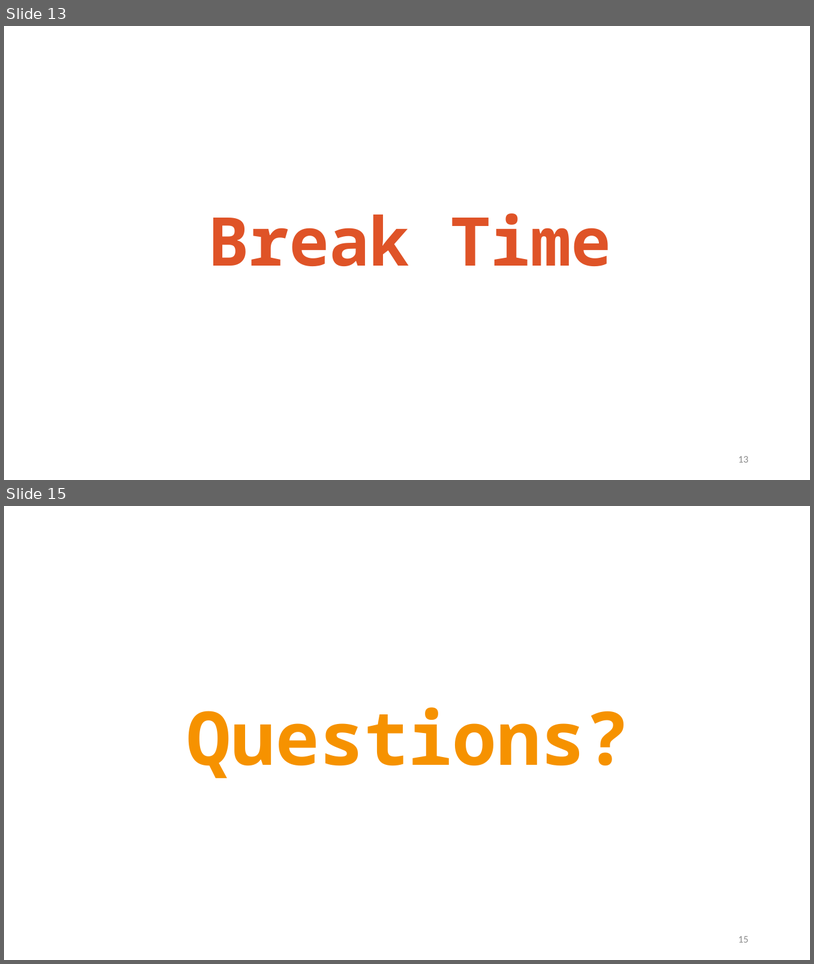
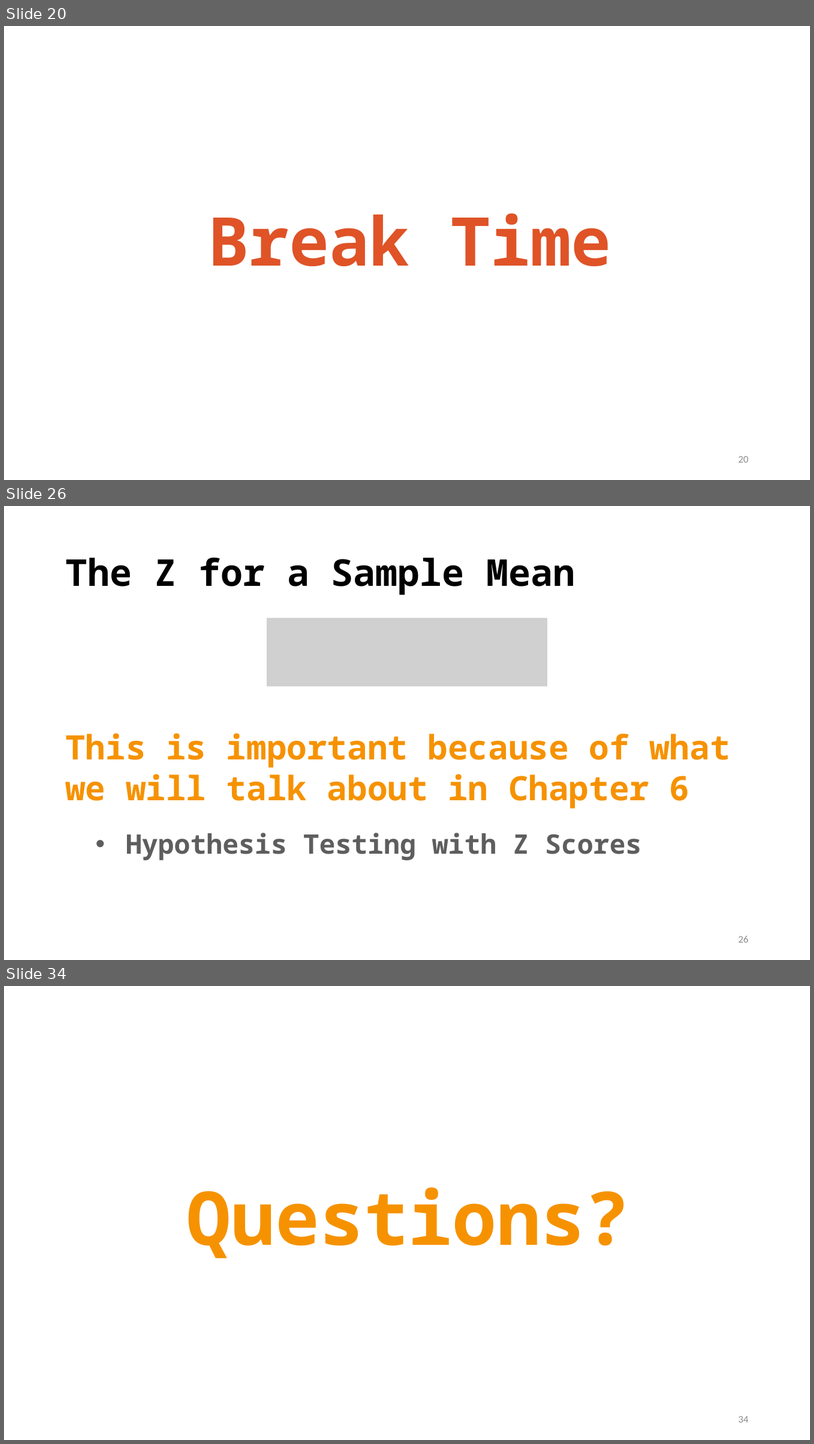
Before and after one commit to TysonStanley/EDU-6050, a slide deck: Slides/04_EDUC_6050_2018.pptx. Shown one above the other, each under a label of ours: slides 13 and 15 before the commit, slides 20, 26 and 34 after it; the slides between them are not shown. The pictures are 814x964 and 814x1444 pixels, drawn with LibreOffice and Linux fonts; fonts in the diff are those of the drawing; grey boxes stand for pictures. Boxes give left, top, right and bottom in pixels: in the first picture for what was removed or moved away, otherwise in the second. Text is boxed around its words. In the diff, an @@ line names an element or a change of style, - is before the commit and + after.

```diff
--- a/Slides/04_EDUC_6050_2018.pptx
+++ b/Slides/04_EDUC_6050_2018.pptx
@@ slide 26 added at box(4, 506, 810, 960), background #FFFFFF @@
@@ title added at box(65, 558, 576, 595), 44 pt, text #000000, bold @@
+The Z for a Sample Mean
@@ picture added at box(267, 618, 548, 686) @@
@@ text added at box(65, 733, 730, 860), 40 pt, text #F69200, bold @@
+This is important because of what we will talk about in Chapter 6
+  • Hypothesis Testing with Z Scores
@@ page number added at box(738, 936, 749, 942), 12 pt, text #8C8C8C @@
+26
@@ what was slide 13 is now slide 20 @@
@@ page number at box(738, 456, 749, 462): text changed @@
-13
+20
@@ what was slide 15 is now slide 34 @@
@@ page number at box(738, 1416, 749, 1422): text changed @@
-15
+34
```
Also in this commit, not shown: 4 slides changed, 19 other slides added, 1 slide removed, 1 other file.
